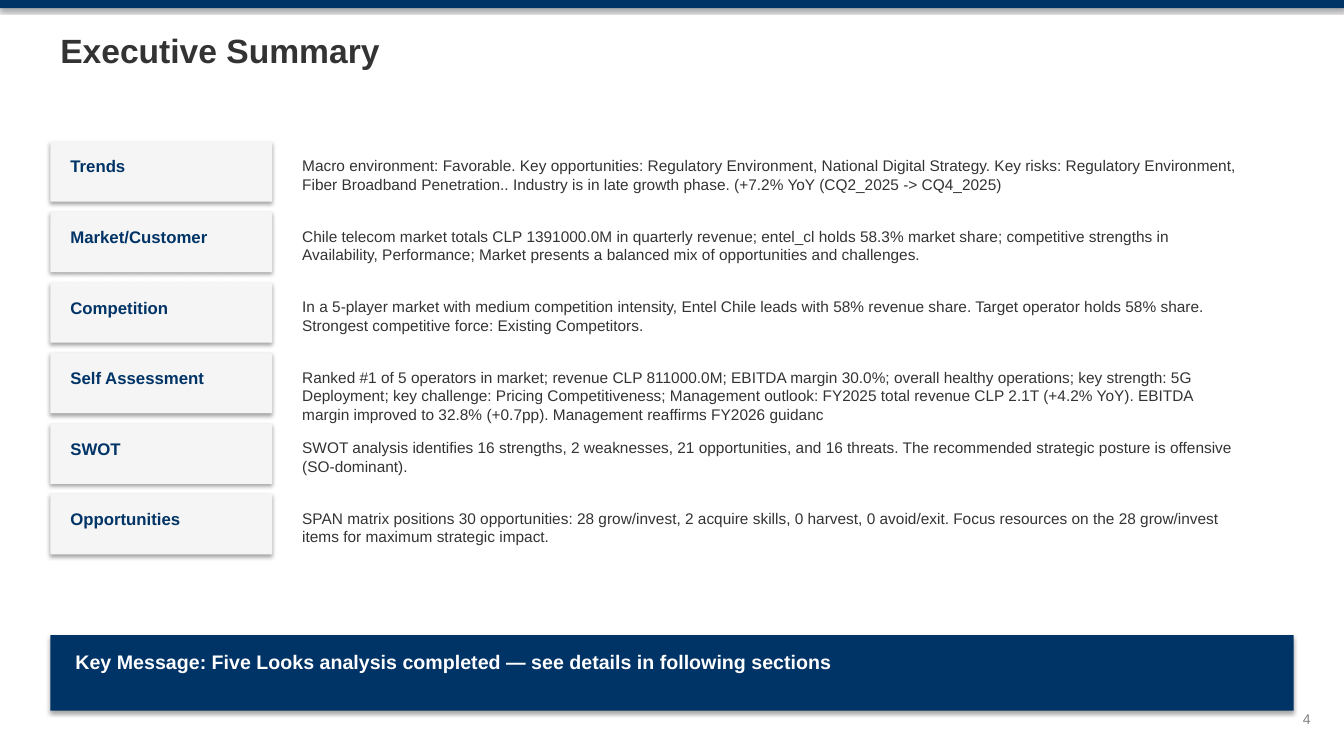
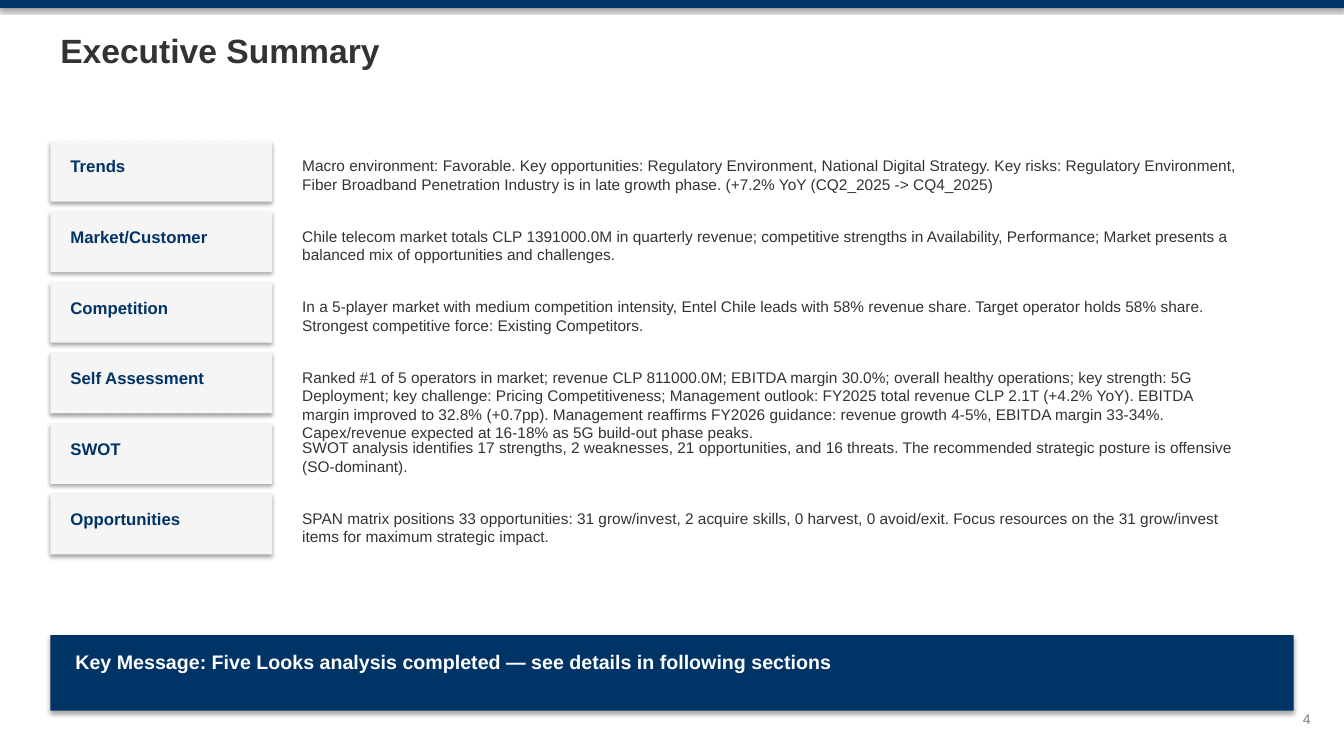
Before and after one commit to mypinseeker/BLM-Financial-Report-Analysis, a slide deck: slide 4 of reports/chile/entel_cl/CQ4_2025/blm_entel_cl_analysis_cq4_2025.pptx. Drawn at 1344x756 pixels with LibreOffice and Linux fonts; fonts in the diff are those of the drawing. Boxes give left, top, right and bottom in pixels: in the first picture for what was removed or moved away, otherwise in the second. Text is boxed around its words. In the diff, an @@ line names an element or a change of style, - is before the commit and + after.

```diff
--- a/reports/chile/entel_cl/CQ4_2025/blm_entel_cl_analysis_cq4_2025.pptx
+++ b/reports/chile/entel_cl/CQ4_2025/blm_entel_cl_analysis_cq4_2025.pptx
@@ text at [302, 160, 1235, 193]: text changed @@
-Macro environment: Favorable. Key opportunities: Regulatory Environment, National Digital Strategy. Key risks: Regulatory Environment, Fiber Broadband Penetration.. Industry is in late growth phase. (+7.2% YoY (CQ2_2025 -> CQ4_2025)
+Macro environment: Favorable. Key opportunities: Regulatory Environment, National Digital Strategy. Key risks: Regulatory Environment, Fiber Broadband Penetration Industry is in late growth phase. (+7.2% YoY (CQ2_2025 -> CQ4_2025)
@@ text at [302, 231, 1228, 263]: text changed @@
-Chile telecom market totals CLP 1391000.0M in quarterly revenue; entel_cl holds 58.3% market share; competitive strengths in Availability, Performance; Market presents a balanced mix of opportunities and challenges.
+Chile telecom market totals CLP 1391000.0M in quarterly revenue; competitive strengths in Availability, Performance; Market presents a balanced mix of opportunities and challenges.
@@ text at [302, 372, 1194, 441]: text changed @@
-Ranked #1 of 5 operators in market; revenue CLP 811000.0M; EBITDA margin 30.0%; overall healthy operations; key strength: 5G Deployment; key challenge: Pricing Competitiveness; Management outlook: FY2025 total revenue CLP 2.1T (+4.2% YoY). EBITDA margin improved to 32.8% (+0.7pp). Management reaffirms FY2026 guidanc
+Ranked #1 of 5 operators in market; revenue CLP 811000.0M; EBITDA margin 30.0%; overall healthy operations; key strength: 5G Deployment; key challenge: Pricing Competitiveness; Management outlook: FY2025 total revenue CLP 2.1T (+4.2% YoY). EBITDA margin improved to 32.8% (+0.7pp). Management reaffirms FY2026 guidance: revenue growth 4-5%, EBITDA margin 33-34%. Capex/revenue expected at 16-18% as 5G build-out phase peaks.
@@ text at [302, 442, 1231, 475]: text changed @@
-SWOT analysis identifies 16 strengths, 2 weaknesses, 21 opportunities, and 16 threats. The recommended strategic posture is offensive (SO-dominant).
+SWOT analysis identifies 17 strengths, 2 weaknesses, 21 opportunities, and 16 threats. The recommended strategic posture is offensive (SO-dominant).
@@ text at [302, 513, 1218, 545]: text changed @@
-SPAN matrix positions 30 opportunities: 28 grow/invest, 2 acquire skills, 0 harvest, 0 avoid/exit. Focus resources on the 28 grow/invest items for maximum strategic impact.
+SPAN matrix positions 33 opportunities: 31 grow/invest, 2 acquire skills, 0 harvest, 0 avoid/exit. Focus resources on the 31 grow/invest items for maximum strategic impact.
```
Also in this commit, not shown: 14 other slides changed, 13 other files.
